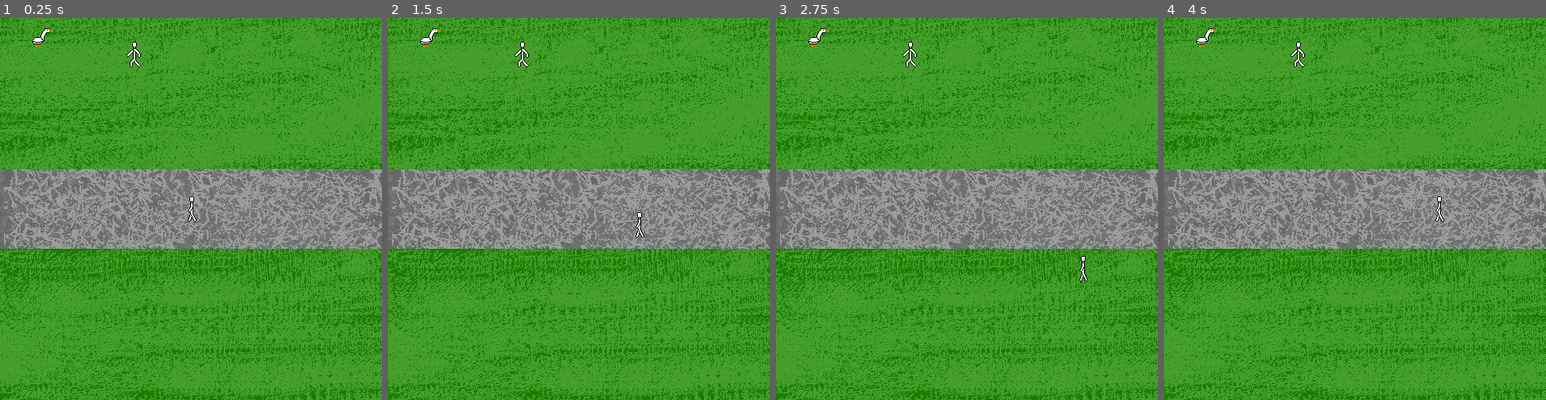
Above: before the commit, frames 1-4 (left to right).
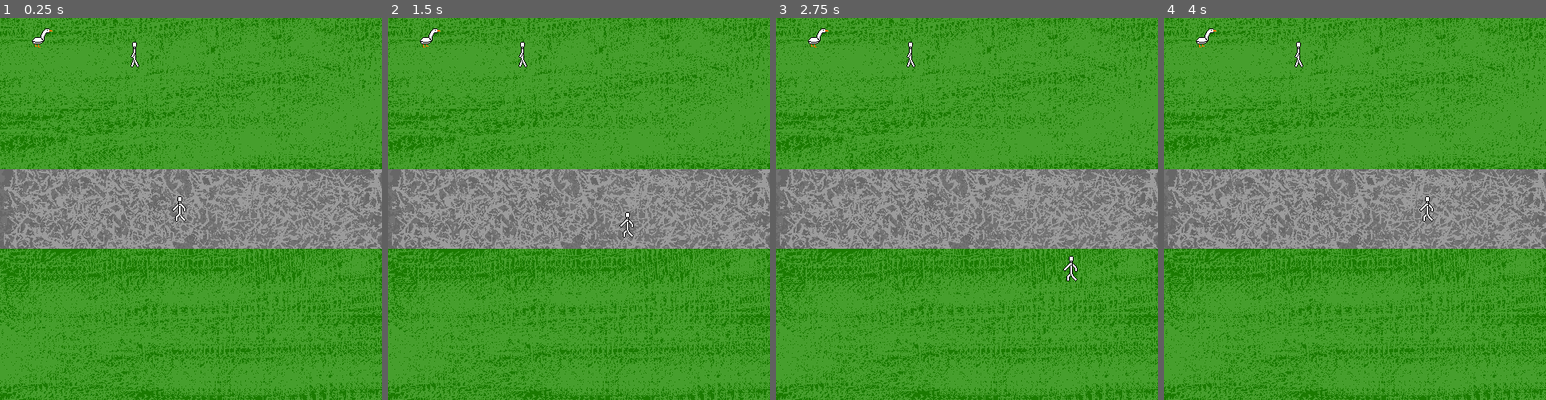
Above: after the commit, the same moments.

Repository: Qmtfive/GooseGame
Game: Godot game, scene res://Level.tscn
The game is run twice, just before and just after one commit, with the same random seed, the same clock (stepped at 60 frames per second) and the same inputs. The project has no main scene, so this scene is started directly.
Inputs:
- Up to frame 1 (0.25 s): no input
- Up to frame 2 (1.5 s): hold Right (ui_right) 0.53-1.28 s; tap Enter at 1.25 s; hold Down (ui_down) from 1.28 s (still down)
- Up to frame 3 (2.75 s): release Down (ui_down) at 2.03 s; hold Right (ui_right) from 2.03 s (still down)
- Up to frame 4 (4 s): release Right (ui_right) at 2.78 s; hold Up (ui_up) 2.78-3.53 s; hold Left (ui_left) from 3.53 s (still down)

The runs differ from the first frame. In frame 1, 0.3% of the frame differs, in the area x 33-52%, y 8-54%; in frame 2, 0.3%; in frame 3, 0.3%; in frame 4, 0.3%.

Commit message:
Merge with asset fix

Diff:
--- a/Level.tscn
+++ b/Level.tscn
@@ -44,18 +44,18 @@
 position = Vector2( 168.036, 45.8197 )
 frames = SubResource( 2 )
 animation = "WalkingDude"
-frame = 2
+frame = 1
 playing = true
 
 [node name="Player" type="Area2D" parent="."]
-position = Vector2( 240, 240 )
+position = Vector2( 225, 240 )
 script = ExtResource( 7 )
 speed = 100
 
 [node name="WalkingDude" type="AnimatedSprite" parent="Player"]
 frames = SubResource( 2 )
 animation = "WalkingDude"
-frame = 3
+frame = 2
 playing = true
 
 [node name="CollisionShape2D" type="CollisionShape2D" parent="Player"]
Not shown, changed: Assets/Goose/Goose1.png.import
Not shown, changed: Assets/Goose/Goose2.png.import
Not shown, changed: Assets/Goose/Goose3.png.import
Not shown, changed: Assets/Goose/Goose4.png.import
Not shown, changed: Assets/Goose/Goose5.png.import
Not shown, changed: Assets/Goose/Goose6.png.import
Not shown, changed: Assets/Goose/Goose7.png.import
Not shown, changed: Assets/Goose/Goose8.png.import
Not shown, changed: Assets/Goose/Walk1.png.import
Not shown, changed: Assets/Goose/Walk2.png.import
Not shown, changed: Assets/Goose/Walk3.png.import
Not shown, changed: Assets/Goose/Walk4.png.import
(and 4 more such lines)
